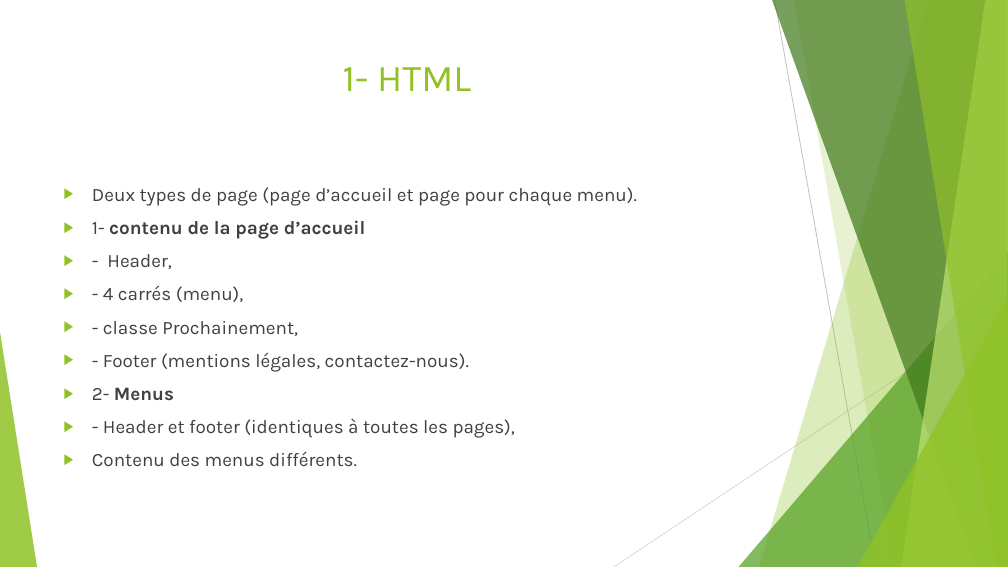
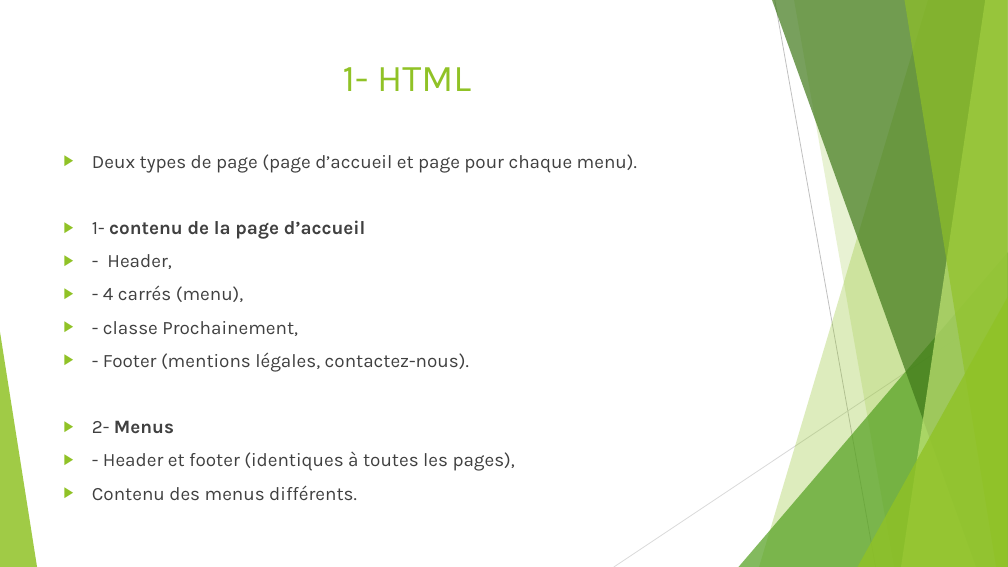
Before and after one commit to SOW-tech/projet3, a slide deck: slide 4 of Présentation Projet3.pptx. Drawn at 1008x567 pixels with LibreOffice and Linux fonts; fonts in the diff are those of the drawing. Boxes give left, top, right and bottom in pixels: in the first picture for what was removed or moved away, otherwise in the second. Text is boxed around its words. In the diff, an @@ line names an element or a change of style, - is before the commit and + after.

```diff
--- a/Présentation Projet3.pptx
+++ b/Présentation Projet3.pptx
@@ text "Deux types de page (page ..." rewrapped from [92, 187, 637, 466] to [92, 154, 637, 500] @@
```
Also in this commit, not shown: 8 other slides changed, 2 slides added, 26 other files.
